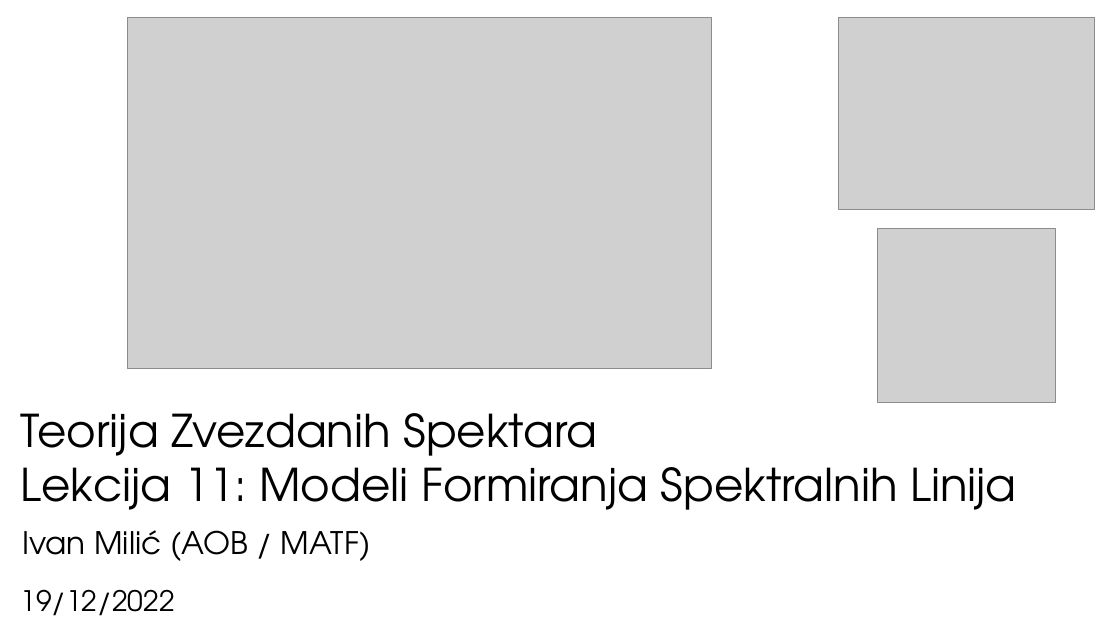
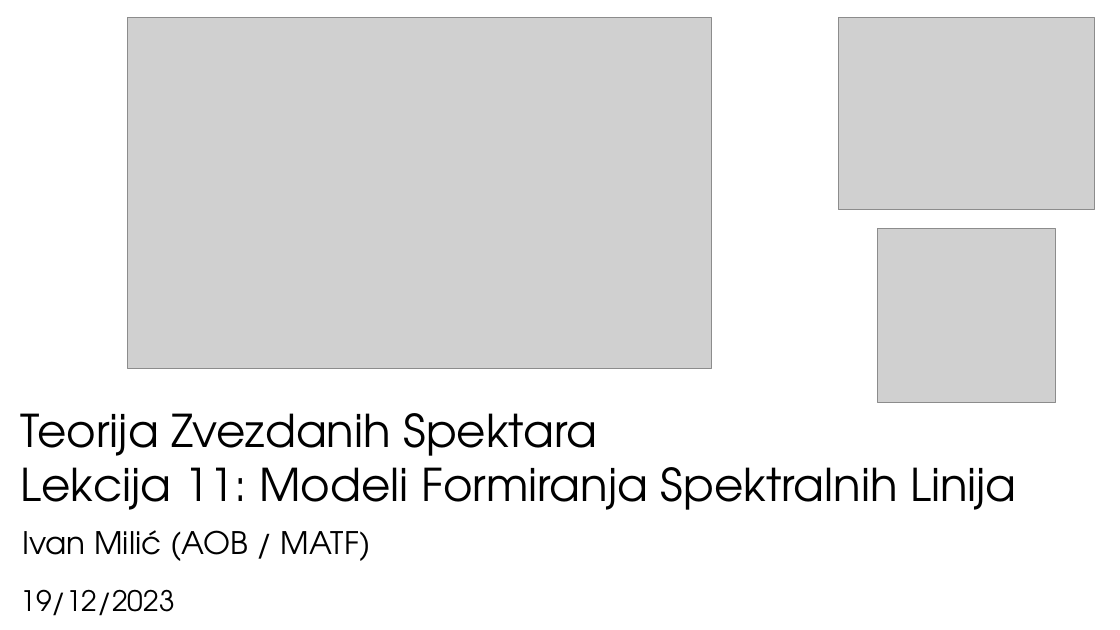
Before and after one commit to ivanzmilic/TZS_matf, a slide deck: slide 1 of Predavanja/Predavanje_11_Modeli_Formiranja_Linija.odp. Drawn at 1120x630 pixels with LibreOffice and Linux fonts; fonts in the diff are those of the drawing; grey boxes stand for pictures. Boxes give left, top, right and bottom in pixels: in the first picture for what was removed or moved away, otherwise in the second. Text is boxed around its words. In the diff, an @@ line names an element or a change of style, - is before the commit and + after.

```diff
--- a/Predavanja/Predavanje_11_Modeli_Formiranja_Linija.odp
+++ b/Predavanja/Predavanje_11_Modeli_Formiranja_Linija.odp
@@ subtitle at (20,589,174,616): text changed @@
-19/12/2022
+19/12/2023
```
Also in this commit, not shown: 2 other files.
